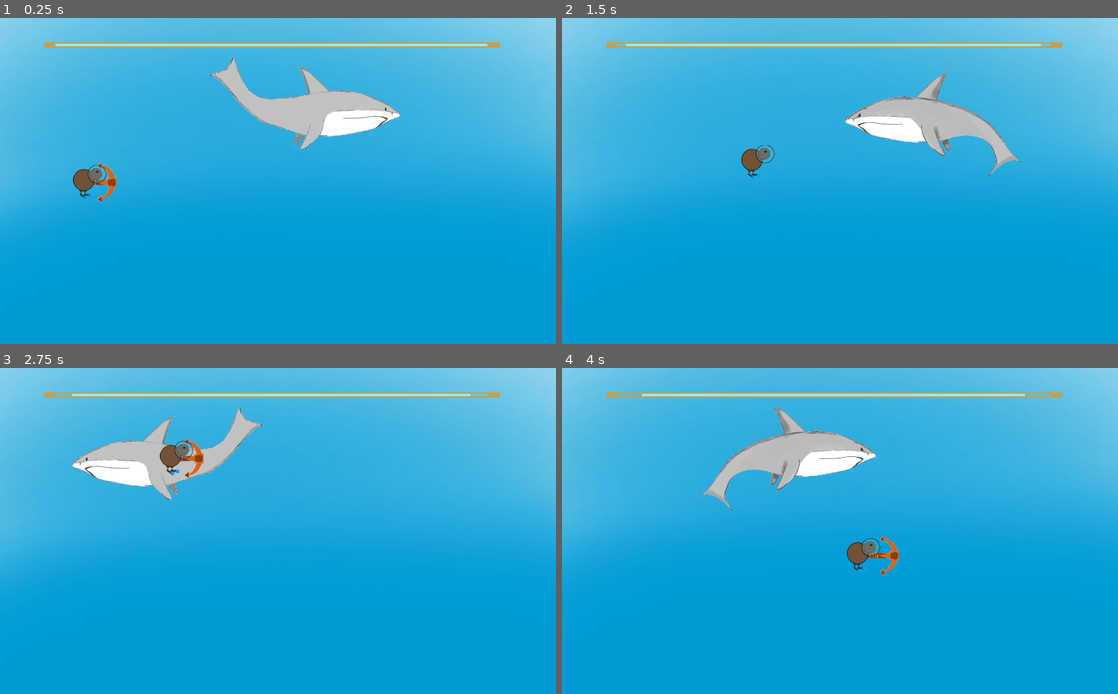
Above: before the commit, frames 1-4 (two rows, left to right).
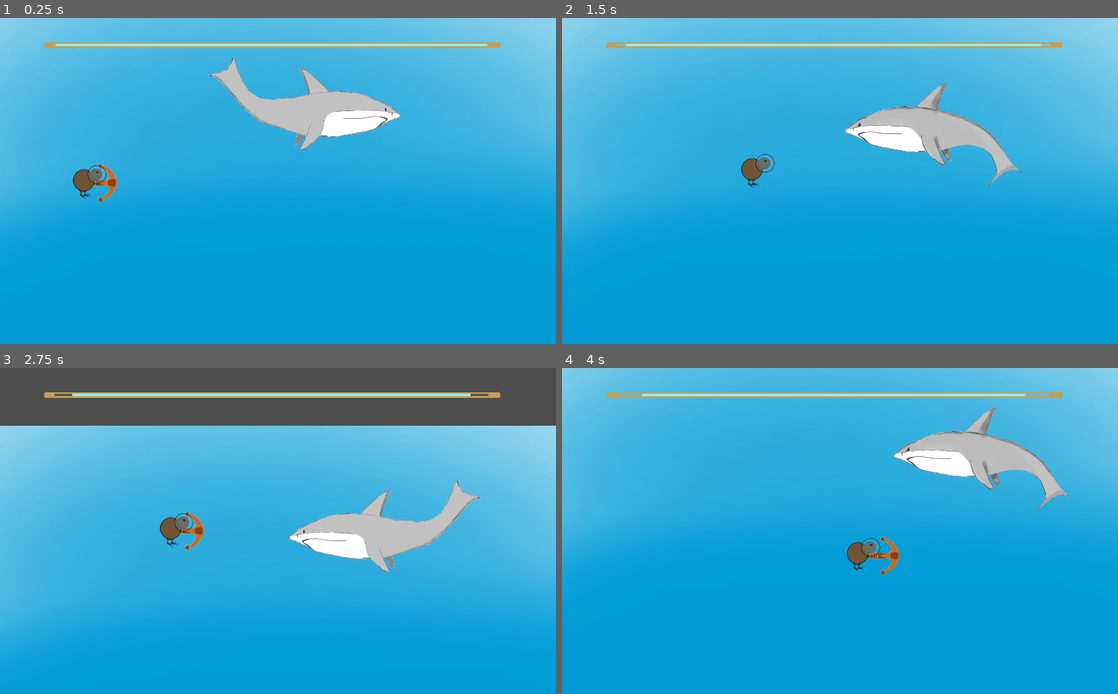
Above: after the commit, the same moments.

Repository: Cpt-Barbosa/CodeGameJam2022
Game: Godot game, scene res://scenes/Game.tscn
Two runs of this game, one before a commit and one after it. Both use one fixed random seed, a clock stepped at 60 frames per second and the inputs below.
Inputs:
- Up to frame 1 (0.25 s): no input
- Up to frame 2 (1.5 s): hold D (move_right) from 0.53 s (still down); tap Space (jump) at 0.77 s
- Up to frame 3 (2.75 s): tap Space (jump) at 1.52 s; release D (move_right) at 2.03 s; hold Q (move_left) from 2.03 s (still down)
- Up to frame 4 (4 s): release Q (move_left) at 2.78 s; hold D (move_right) from 2.78 s (still down); tap Space (jump) at 3.02, 3.77 s

The runs differ from the first frame. In frame 1, 0.4% of the frame differs, in the area x 7-90%, y 7-57%; in frame 2, 3.1%; in frame 3, 62%, in the area x 0-100%, y 0-89%; in frame 4, 6.5%.

Commit message:
Update Joueur.tscn

Diff:
--- a/scenes/Joueur.tscn
+++ b/scenes/Joueur.tscn
@@ -1,15 +1,19 @@
-[gd_scene load_steps=16 format=2]
+[gd_scene load_steps=24 format=2]
 
 [ext_resource path="res://scripts/Joueur.gd" type="Script" id=1]
 [ext_resource path="res://sprite/joueur/Kiwi_-_droite_64.png" type="Texture" id=2]
 [ext_resource path="res://sprite/joueur/Kiwi_-_bas_64.png" type="Texture" id=3]
 [ext_resource path="res://sprite/joueur/Kiwi_D_Coffre.png" type="Texture" id=4]
+[ext_resource path="res://scenes/barreOxy.tscn" type="PackedScene" id=5]
 [ext_resource path="res://sprite/joueur/Kiwi_B_Coffre.png" type="Texture" id=6]
 [ext_resource path="res://sprite/joueur/attack 4.png" type="Texture" id=7]
 [ext_resource path="res://sprite/joueur/attack 2.png" type="Texture" id=8]
 [ext_resource path="res://sprite/joueur/attack 3.png" type="Texture" id=9]
 [ext_resource path="res://sprite/joueur/attack 1.png" type="Texture" id=10]
-[ext_resource path="res://sprite/bg/Background1.png" type="Texture" id=11]
+[ext_resource path="res://sprite/joueur/attack 4 c.png" type="Texture" id=12]
+[ext_resource path="res://sprite/joueur/attack 1 c.png" type="Texture" id=13]
+[ext_resource path="res://sprite/joueur/attack 2 c.png" type="Texture" id=14]
+[ext_resource path="res://sprite/joueur/attack 3 c.png" type="Texture" id=15]
 
 [sub_resource type="CircleShape2D" id=3]
 radius = 32.0156
@@ -36,6 +40,92 @@
 "name": "moving",
 "speed": 5.0
 } ]
+
+[sub_resource type="CapsuleShape2D" id=7]
+radius = 26.0
+height = 26.0
+
+[sub_resource type="Animation" id=5]
+resource_name = "Attaque"
+length = 0.7
+loop = true
+tracks/0/type = "value"
+tracks/0/path = NodePath("Sprite:position")
+tracks/0/interp = 0
+tracks/0/loop_wrap = true
+tracks/0/imported = false
+tracks/0/enabled = true
+tracks/0/keys = {
+"times": PoolRealArray( 0, 0.1, 0.2, 0.3, 0.4, 0.6, 0.7 ),
+"transitions": PoolRealArray( 1, 1, 1, 1, 1, 1, 1 ),
+"update": 0,
+"values": [ Vector2( 1, -1 ), Vector2( 6, -1 ), Vector2( 9, -1 ), Vector2( 12.5, -1 ), Vector2( 17, -1 ), Vector2( 9, -1 ), Vector2( 1, -1 ) ]
+}
+tracks/1/type = "value"
+tracks/1/path = NodePath("Sprite:texture")
+tracks/1/interp = 0
+tracks/1/loop_wrap = true
+tracks/1/imported = false
+tracks/1/enabled = true
+tracks/1/keys = {
+"times": PoolRealArray( 0, 0.1, 0.2, 0.3, 0.4, 0.6, 0.7 ),
+"transitions": PoolRealArray( 1, 1, 1, 1, 1, 1, 1 ),
+"update": 1,
+"values": [ ExtResource( 2 ), ExtResource( 10 ), ExtResource( 8 ), ExtResource( 9 ), ExtResource( 7 ), ExtResource( 8 ), ExtResource( 2 ) ]
+}
+tracks/2/type = "value"
+tracks/2/path = NodePath("Sprite/Hitbox attaque/CollisionShape2D:disabled")
+tracks/2/interp = 1
+tracks/2/loop_wrap = true
+tracks/2/imported = false
+tracks/2/enabled = true
+tracks/2/keys = {
+"times": PoolRealArray( 0, 0.2, 0.6 ),
+"transitions": PoolRealArray( 1, 1, 1 ),
+"update": 1,
+"values": [ true, false, true ]
+}
+
+[sub_resource type="Animation" id=8]
+resource_name = "Attaque (coffre)"
+length = 0.7
+loop = true
+tracks/0/type = "value"
+tracks/0/path = NodePath("Sprite:position")
+tracks/0/interp = 0
+tracks/0/loop_wrap = true
+tracks/0/imported = false
+tracks/0/enabled = true
+tracks/0/keys = {
+"times": PoolRealArray( 0, 0.1, 0.2, 0.3, 0.4, 0.6, 0.7 ),
+"transitions": PoolRealArray( 1, 1, 1, 1, 1, 1, 1 ),
+"update": 0,
+"values": [ Vector2( 1, -1 ), Vector2( 6, -1 ), Vector2( 9, -1 ), Vector2( 12.5, -1 ), Vector2( 17, -1 ), Vector2( 9, -1 ), Vector2( 1, -1 ) ]
+}
+tracks/1/type = "value"
+tracks/1/path = NodePath("Sprite:texture")
+tracks/1/interp = 0
+tracks/1/loop_wrap = true
+tracks/1/imported = false
+tracks/1/enabled = true
+tracks/1/keys = {
+"times": PoolRealArray( 0, 0.1, 0.2, 0.3, 0.4, 0.6, 0.7 ),
+"transitions": PoolRealArray( 1, 1, 1, 1, 1, 1, 1 ),
+"update": 1,
+"values": [ ExtResource( 4 ), ExtResource( 13 ), ExtResource( 14 ), ExtResource( 15 ), ExtResource( 12 ), ExtResource( 14 ), ExtResource( 4 ) ]
+}
+tracks/2/type = "value"
+tracks/2/path = NodePath("Sprite/Hitbox attaque/CollisionShape2D:disabled")
+tracks/2/interp = 1
+tracks/2/loop_wrap = true
+tracks/2/imported = false
+tracks/2/enabled = true
+tracks/2/keys = {
+"times": PoolRealArray( 0, 0.2, 0.6 ),
+"transitions": PoolRealArray( 1, 1, 1 ),
+"update": 1,
+"values": [ true, false, true ]
+}
 
 [sub_resource type="Animation" id=4]
 length = 0.001
@@ -63,50 +153,27 @@
 "update": 0,
 "values": [ ExtResource( 2 ) ]
 }
-
-[sub_resource type="Animation" id=5]
-resource_name = "Test"
-length = 0.7
-loop = true
-tracks/0/type = "value"
-tracks/0/path = NodePath("Sprite:position")
-tracks/0/interp = 0
-tracks/0/loop_wrap = true
-tracks/0/imported = false
-tracks/0/enabled = true
-tracks/0/keys = {
-"times": PoolRealArray( 0, 0.1, 0.2, 0.3, 0.4, 0.6, 0.7 ),
-"transitions": PoolRealArray( 1, 1, 1, 1, 1, 1, 1 ),
-"update": 0,
-"values": [ Vector2( 1, -1 ), Vector2( 6, -1 ), Vector2( 9, -1 ), Vector2( 12.5, -1 ), Vector2( 17, -1 ), Vector2( 9, -1 ), Vector2( 1, -1 ) ]
-}
-tracks/1/type = "value"
-tracks/1/path = NodePath("Sprite:texture")
-tracks/1/interp = 0
-tracks/1/loop_wrap = true
-tracks/1/imported = false
-tracks/1/enabled = true
-tracks/1/keys = {
-"times": PoolRealArray( 0, 0.1, 0.2, 0.3, 0.4, 0.6, 0.7 ),
-"transitions": PoolRealArray( 1, 1, 1, 1, 1, 1, 1 ),
-"update": 1,
-"values": [ ExtResource( 2 ), ExtResource( 10 ), ExtResource( 8 ), ExtResource( 9 ), ExtResource( 7 ), ExtResource( 8 ), ExtResource( 2 ) ]
-}
-
-[sub_resource type="Animation" id=6]
-resource_name = "oui"
-tracks/0/type = "value"
-tracks/0/path = NodePath("Sprite:texture")
-tracks/0/interp = 1
-tracks/0/loop_wrap = true
-tracks/0/imported = false
-tracks/0/enabled = true
-tracks/0/keys = {
-"times": PoolRealArray( 0, 0.2, 0.5 ),
-"transitions": PoolRealArray( 1, 1, 1 ),
-"update": 1,
-"values": [ ExtResource( 2 ), ExtResource( 7 ), ExtResource( 11 ) ]
-}
+tracks/2/type = "value"
+tracks/2/path = NodePath("Sprite/Hitbox attaque/CollisionShape2D:disabled")
+tracks/2/interp = 1
+tracks/2/loop_wrap = true
+tracks/2/imported = false
+tracks/2/enabled = true
+tracks/2/keys = {
+"times": PoolRealArray( 0 ),
+"transitions": PoolRealArray( 1 ),
+"update": 0,
+"values": [ true ]
+}
+
+[sub_resource type="AnimationNodeAnimation" id=9]
+animation = "Attaque"
+
+[sub_resource type="AnimationNodeStateMachine" id=10]
+states/Attaque/node = SubResource( 9 )
+states/Attaque/position = Vector2( 477, 131 )
+
+[sub_resource type="AnimationNodeStateMachinePlayback" id=11]
 
 [node name="Joueur" type="KinematicBody2D"]
 position = Vector2( 477, 261 )
@@ -123,16 +190,29 @@
 [node name="Sprite" type="Sprite" parent="."]
 texture = ExtResource( 2 )
 
+[node name="Hitbox attaque" type="Area2D" parent="Sprite"]
+
+[node name="CollisionShape2D" type="CollisionShape2D" parent="Sprite/Hitbox attaque"]
+position = Vector2( 22, 0 )
+shape = SubResource( 7 )
+disabled = true
+
 [node name="vision_Joueur" type="Camera2D" parent="."]
 current = true
 limit_left = 0
-limit_top = 3
 limit_right = 1015
 limit_bottom = 3445
 smoothing_enabled = true
 
+[node name="barreOxy" parent="." instance=ExtResource( 5 )]
+
 [node name="AnimationPlayer" type="AnimationPlayer" parent="."]
-autoplay = "Test"
+autoplay = "Attaque"
+anims/Attaque = SubResource( 5 )
+"anims/Attaque (coffre)" = SubResource( 8 )
 anims/RESET = SubResource( 4 )
-anims/Test = SubResource( 5 )
-anims/oui = SubResource( 6 )
+
+[node name="AnimationTree" type="AnimationTree" parent="."]
+tree_root = SubResource( 10 )
+anim_player = NodePath("../AnimationPlayer")
+parameters/playback = SubResource( 11 )
